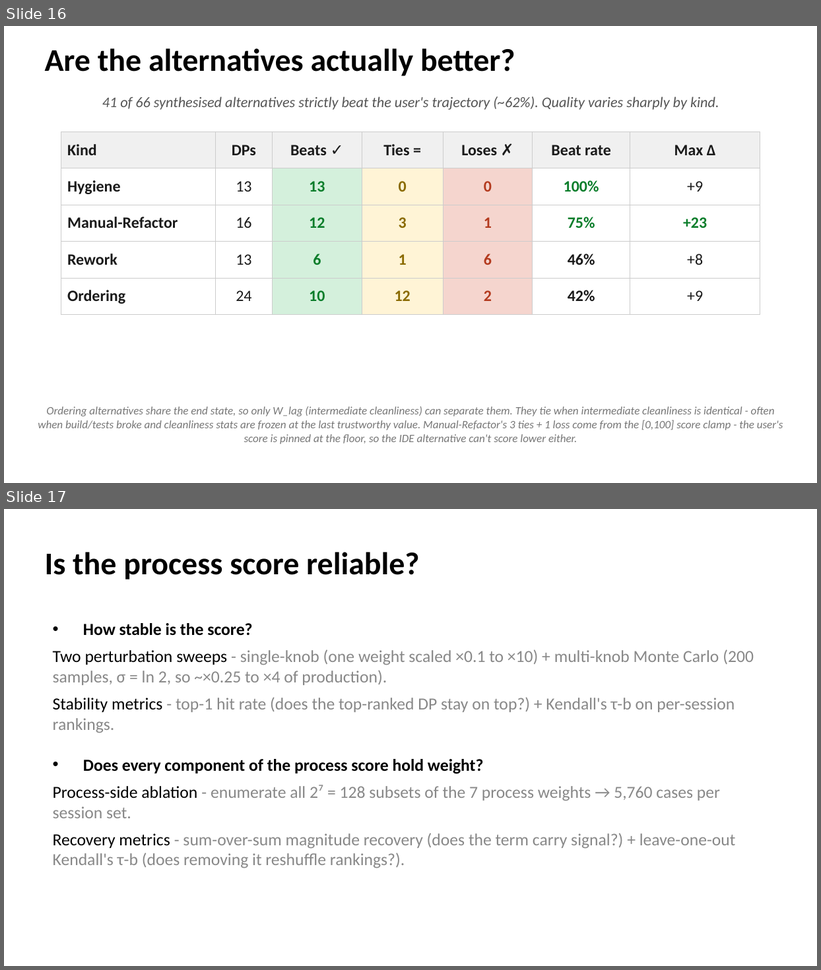
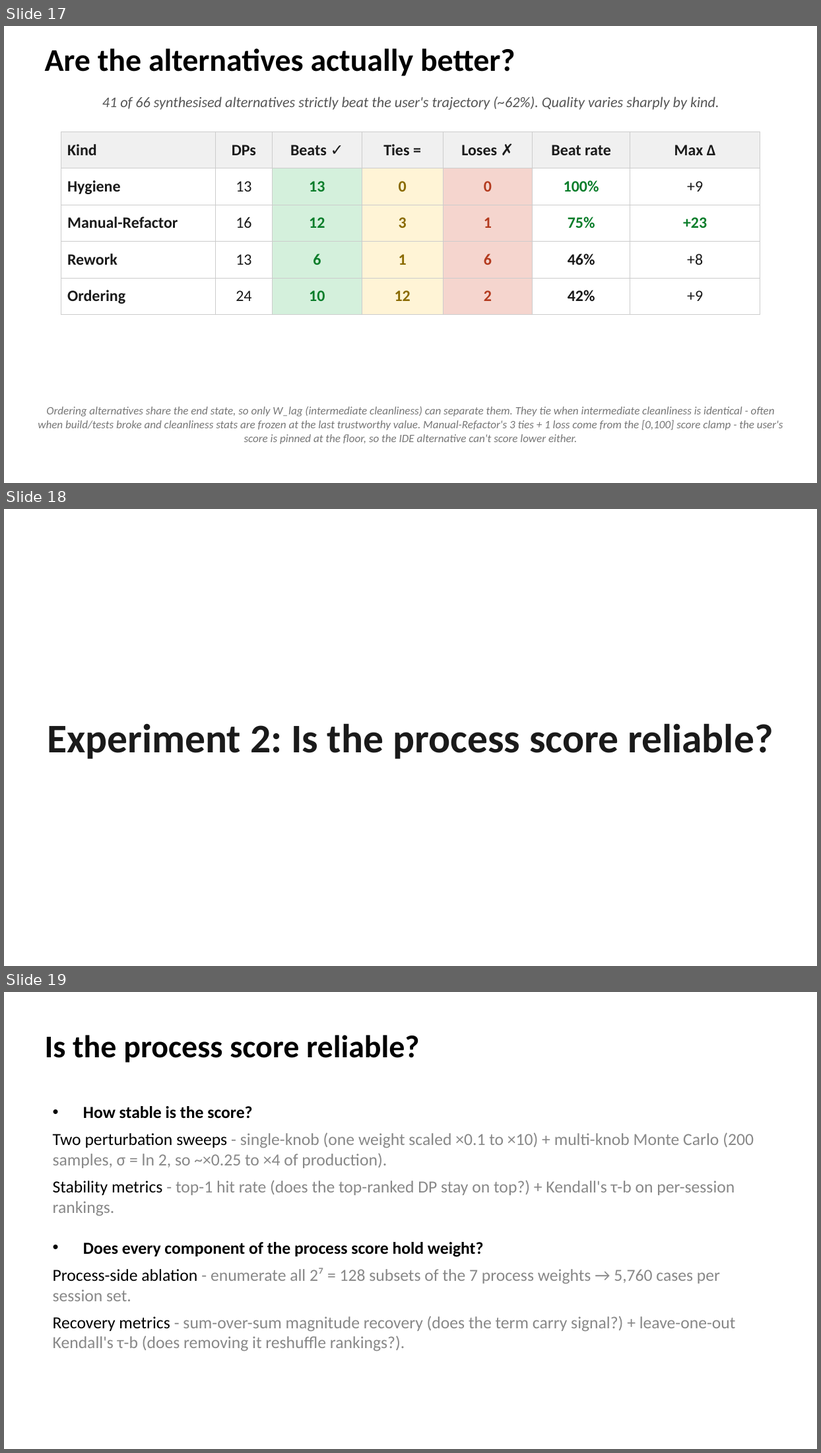
Before and after one commit to EthanHosier/fyp, a slide deck: presentation/slides.pptx. Shown one above the other, each under a label of ours: slides 16 and 17 before the commit, slides 17, 18 and 19 after it. The pictures are 821x970 and 821x1453 pixels, drawn with LibreOffice and Linux fonts; fonts in the diff are those of the drawing. Boxes give left, top, right and bottom in pixels: in the first picture for what was removed or moved away, otherwise in the second. Text is boxed around its words. In the diff, an @@ line names an element or a change of style, - is before the commit and + after.

```diff
--- a/presentation/slides.pptx
+++ b/presentation/slides.pptx
@@ slide 18 added at (x1=4, y1=509, x2=817, y2=966), background #FFFFFF @@
@@ text added at (x1=47, y1=723, x2=773, y2=759), 36 pt, text #1A1A1A, bold @@
+Experiment 2: Is the process score reliable?
@@ what was slide 16 is now slide 17 @@
@@ what was slide 17 is now slide 19 @@
```
Also in this commit, not shown: 7 slides changed, 4 other slides added, 1 slide removed, 1 other file.
